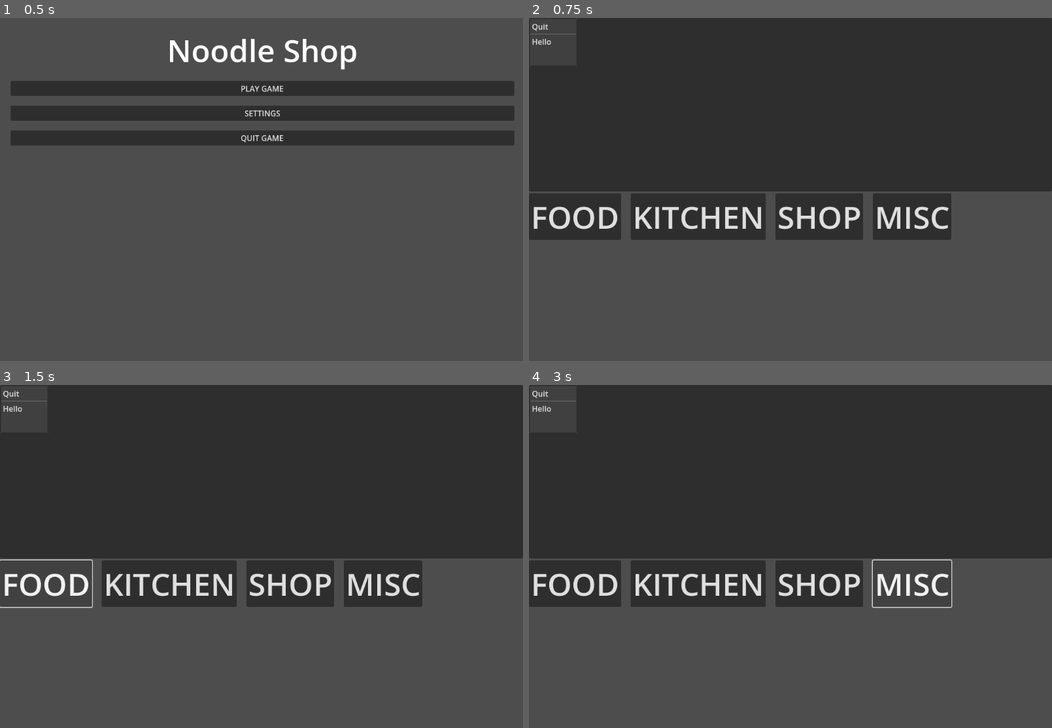
Above: before the commit, frames 1-4 (two rows, left to right).
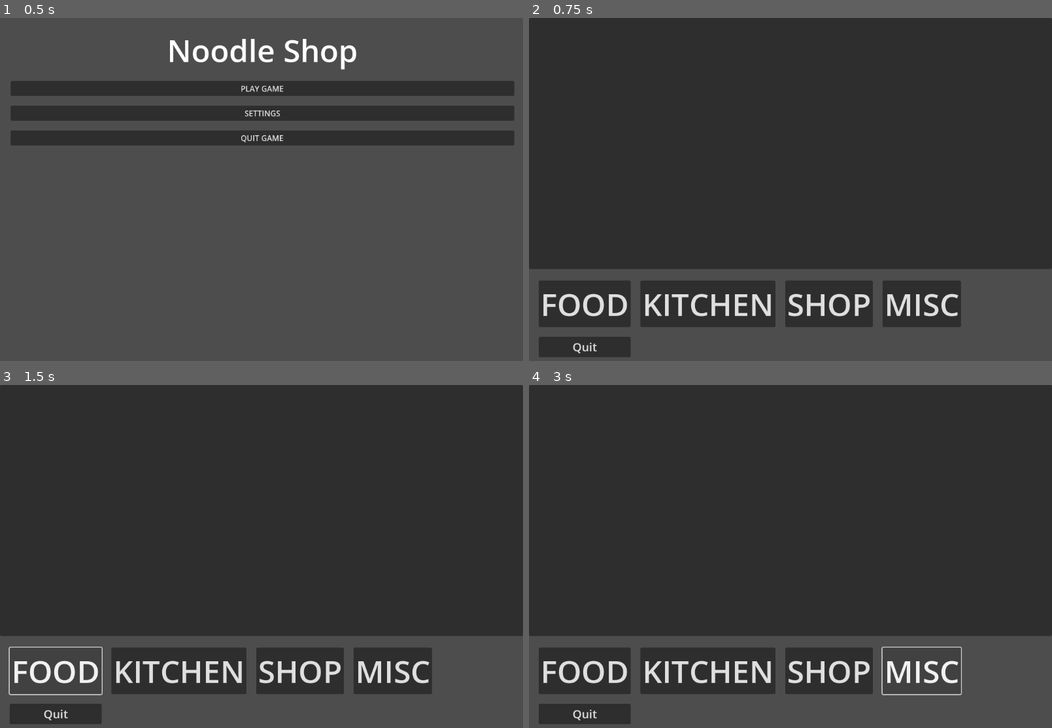
Above: after the commit, the same moments.

Repository: awarnes/noodle_shop
Game: Godot game, scene res://Main.tscn
Two runs of this game, one before a commit and one after it. Both use one fixed random seed, a clock stepped at 60 frames per second and the inputs below.
Inputs:
- Up to frame 1 (0.5 s): no input
- Up to frame 2 (0.75 s): click "PLAY GAME" at 0.5 s
- Up to frame 3 (1.5 s): click "FOOD" at 1.25 s
- Up to frame 4 (3 s): click "SHOP" at 2 s; click "MISC" at 2.75 s

Frame 1 is identical in both runs. In frame 2, 25% of the frame differs, in the area x 0-100%, y 0-99%; in frame 3, 24%; in frame 4, 24%.

Commit message:
Adding selection screen

Diff:
--- a/game/MainMenuBar.gd
+++ /dev/null
@@ -1,12 +0,0 @@
-extends MenuBar
-
-
-# Called when the node enters the scene tree for the first time.
-func _ready():
-	print(self.get_menu_count())
-
-
-
-# Called every frame. 'delta' is the elapsed time since the previous frame.
-func _process(delta):
-	print(self.is_menu_hidden(0))
--- /dev/null
+++ b/game/Planning.gd
@@ -0,0 +1,6 @@
+extends Control
+
+
+
+func _on_quit_button_pressed():
+	get_tree().quit()
--- a/game/Planning.tscn
+++ b/game/Planning.tscn
@@ -1,6 +1,6 @@
 [gd_scene load_steps=2 format=3 uid="uid://cfbwq12ftxynb"]
 
-[ext_resource type="Script" path="res://game/MainMenuBar.gd" id="1_kprno"]
+[ext_resource type="Script" path="res://game/Planning.gd" id="1_frt85"]
 
 [node name="Planning" type="Control"]
 layout_mode = 3
@@ -9,6 +9,7 @@
 anchor_bottom = 1.0
 grow_horizontal = 2
 grow_vertical = 2
+script = ExtResource("1_frt85")
 
 [node name="MarginContainer" type="MarginContainer" parent="."]
 layout_mode = 1
@@ -18,23 +19,6 @@
 grow_horizontal = 2
 grow_vertical = 2
 
-[node name="MainMenuBar" type="MenuBar" parent="MarginContainer"]
-layout_mode = 2
-size_flags_vertical = 0
-script = ExtResource("1_kprno")
-
-[node name="Menu" type="PopupMenu" parent="MarginContainer/MainMenuBar"]
-title = "Menu"
-visible = true
-item_count = 3
-item_0/text = "Quit"
-item_0/id = 0
-item_1/text = ""
-item_1/id = 1
-item_1/separator = true
-item_2/text = "Hello"
-item_2/id = 2
-
 [node name="VBoxContainer" type="VBoxContainer" parent="MarginContainer"]
 layout_mode = 2
 
@@ -42,29 +26,43 @@
 layout_mode = 2
 size_flags_vertical = 3
 
-[node name="GridContainer" type="GridContainer" parent="MarginContainer/VBoxContainer"]
+[node name="MarginContainer" type="MarginContainer" parent="MarginContainer/VBoxContainer"]
+layout_mode = 2
+theme_override_constants/margin_left = 20
+theme_override_constants/margin_top = 20
+theme_override_constants/margin_right = 20
+theme_override_constants/margin_bottom = 20
+
+[node name="GridContainer" type="GridContainer" parent="MarginContainer/VBoxContainer/MarginContainer"]
 layout_mode = 2
 size_flags_vertical = 3
 theme_override_constants/h_separation = 20
 theme_override_constants/v_separation = 20
 columns = 4
 
-[node name="FoodButton" type="Button" parent="MarginContainer/VBoxContainer/GridContainer"]
+[node name="FoodButton" type="Button" parent="MarginContainer/VBoxContainer/MarginContainer/GridContainer"]
 layout_mode = 2
 theme_override_font_sizes/font_size = 64
 text = "FOOD"
 
-[node name="KitchenButton" type="Button" parent="MarginContainer/VBoxContainer/GridContainer"]
+[node name="KitchenButton" type="Button" parent="MarginContainer/VBoxContainer/MarginContainer/GridContainer"]
 layout_mode = 2
 theme_override_font_sizes/font_size = 64
 text = "KITCHEN"
 
-[node name="ShopButton" type="Button" parent="MarginContainer/VBoxContainer/GridContainer"]
+[node name="ShopButton" type="Button" parent="MarginContainer/VBoxContainer/MarginContainer/GridContainer"]
 layout_mode = 2
 theme_override_font_sizes/font_size = 64
 text = "SHOP"
 
-[node name="MiscButton" type="Button" parent="MarginContainer/VBoxContainer/GridContainer"]
+[node name="MiscButton" type="Button" parent="MarginContainer/VBoxContainer/MarginContainer/GridContainer"]
 layout_mode = 2
 theme_override_font_sizes/font_size = 64
 text = "MISC"
+
+[node name="QuitButton" type="Button" parent="MarginContainer/VBoxContainer/MarginContainer/GridContainer"]
+layout_mode = 2
+theme_override_font_sizes/font_size = 24
+text = "Quit"
+
+[connection signal="pressed" from="MarginContainer/VBoxContainer/MarginContainer/GridContainer/QuitButton" to="." method="_on_quit_button_pressed"]
--- /dev/null
+++ b/game/selection_screen/SelectionScreen.tscn
@@ -0,0 +1,44 @@
+[gd_scene format=3 uid="uid://c2b633bxvawof"]
+
+[node name="SelectionScreen" type="Control"]
+layout_mode = 3
+anchors_preset = 15
+anchor_right = 1.0
+anchor_bottom = 1.0
+grow_horizontal = 2
+grow_vertical = 2
+
+[node name="MarginContainer" type="MarginContainer" parent="."]
+layout_mode = 1
+anchors_preset = 15
+anchor_right = 1.0
+anchor_bottom = 1.0
+grow_horizontal = 2
+grow_vertical = 2
+
+[node name="VBoxContainer" type="VBoxContainer" parent="MarginContainer"]
+layout_mode = 2
+
+[node name="HBoxContainer" type="HBoxContainer" parent="MarginContainer/VBoxContainer"]
+layout_mode = 2
+theme_override_constants/separation = 20
+alignment = 1
+
+[node name="MarginContainer" type="MarginContainer" parent="MarginContainer/VBoxContainer/HBoxContainer"]
+layout_mode = 2
+theme_override_constants/margin_left = 20
+theme_override_constants/margin_top = 20
+theme_override_constants/margin_right = 20
+theme_override_constants/margin_bottom = 20
+
+[node name="PrimaryInformation" type="Panel" parent="MarginContainer/VBoxContainer/HBoxContainer/MarginContainer"]
+layout_mode = 2
+
+[node name="Secondary Information" type="Panel" parent="MarginContainer/VBoxContainer/HBoxContainer/MarginContainer"]
+layout_mode = 2
+
+[node name="MarginContainer" type="MarginContainer" parent="MarginContainer/VBoxContainer"]
+layout_mode = 2
+
+[node name="GridContainer" type="GridContainer" parent="MarginContainer/VBoxContainer/MarginContainer"]
+layout_mode = 2
